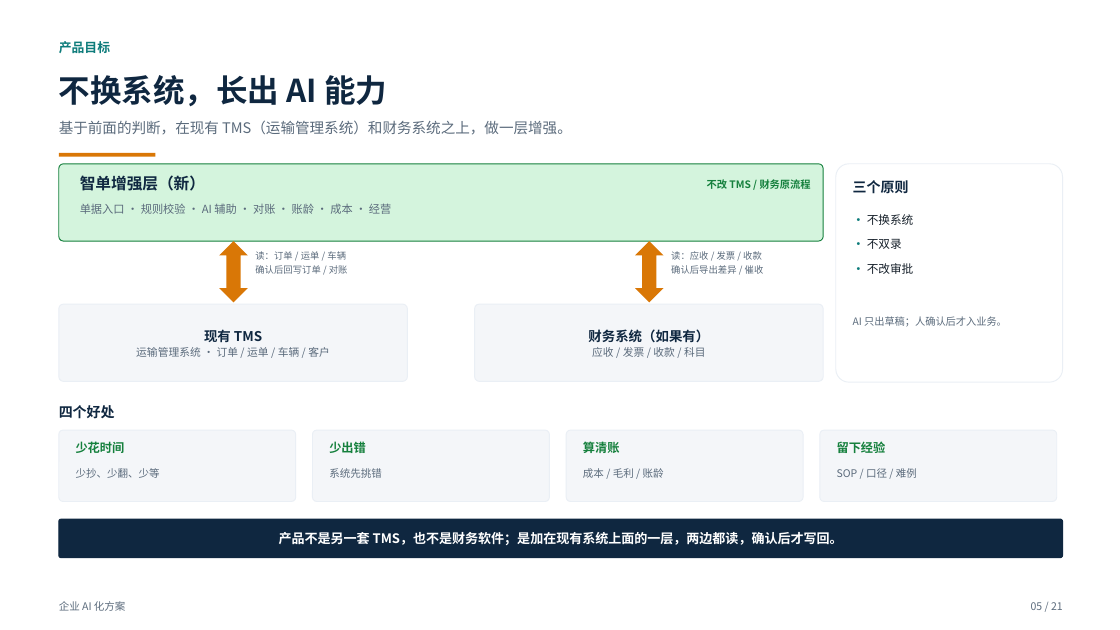
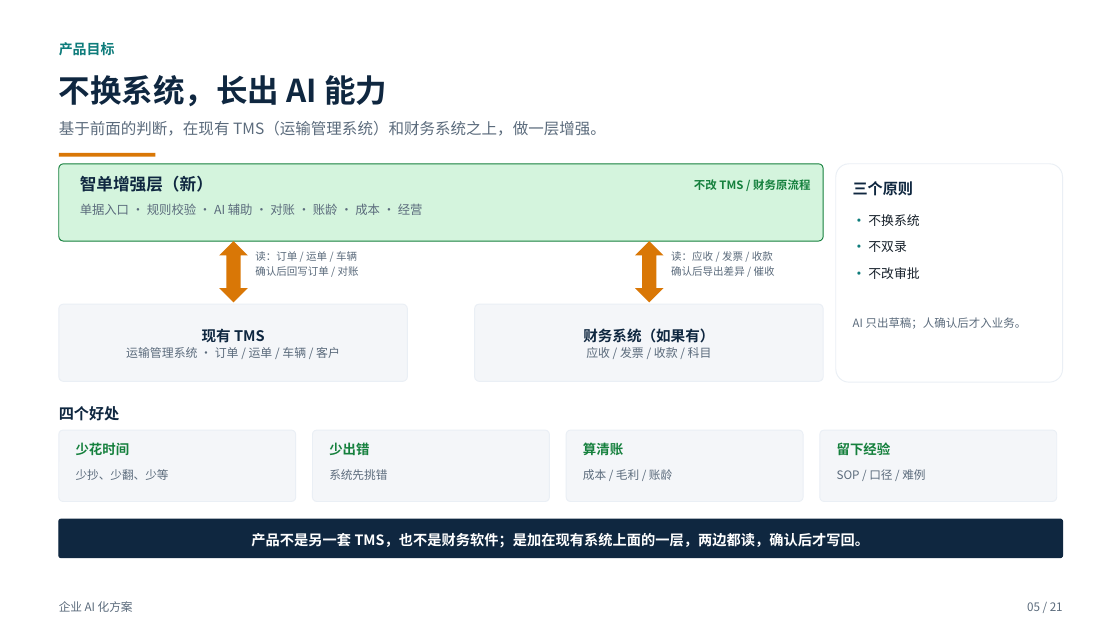
Before and after one commit to roma007/Enterprise-AI, a slide deck: slide 5 of 会客包/reports/客户老板版_企业AI化方案_2026-11-09.pptx. Drawn at 1120x630 pixels with LibreOffice and Linux fonts; fonts in the diff are those of the drawing. Boxes give left, top, right and bottom in pixels: in the first picture for what was removed or moved away, otherwise in the second. Text is boxed around its words. In the diff, an @@ line names an element or a change of style, - is before the commit and + after.

Commit message:
docs(会客包): 客户方案版全稿正文放大一档，页标题不变
新增 body_size() 统一处理字号：
- 8pt 以下提到 9pt；8–12pt 加 1pt；12–14pt 加 0.8pt；
  14–15.5pt 加 0.6pt；页标题 27/29/34pt 不动。
- 同步放大表格、卡片、图注与流程标签。
放大后逐页复算文本框和表格容量，无新增溢出；21 页、无禁用词。
preflight 通过。

图无影响：仅客户会客 PPT 字号与生成脚本变化；产品代码与节点状态未变。

```diff
--- a/会客包/reports/客户老板版_企业AI化方案_2026-11-09.pptx
+++ b/会客包/reports/客户老板版_企业AI化方案_2026-11-09.pptx
@@ text "产品目标" at <box>59,42,115,56</box>: size 11 to 12 pt @@
@@ text "基于前面的判断，在现有 TMS（运输管理系统）和财务系统之上，做一层增强。" at <box>59,121,606,136</box>: size 12.5 to 13.3 pt @@
@@ text "智单增强层（新）" at <box>80,176,213,192</box>: size 13.5 to 14.3 pt @@
@@ text "不改 TMS / 财务原流程" at <box>694,179,810,190</box>: size 8.8 to 9.8 pt @@
@@ text "三个原则" at <box>853,181,914,196</box>: size 12 to 13 pt @@
@@ text "单据入口 · 规则校验 · AI ..." at <box>80,203,423,215</box>: size 9.6 to 10.6 pt @@
@@ text "• 不换系统" at <box>868,214,919,279</box>: size 10 to 11 pt @@
@@ text "读：订单 / 运单 / 车辆 ..." at <box>255,251,359,276</box>: size 8 to 9 pt @@
@@ text "读：应收 / 发票 / 收款 ..." at <box>671,251,775,276</box>: size 8 to 9 pt @@
@@ rounded rectangle "现有 TMS" at <box>59,304,408,381</box>: size 11.5 to 12.5 pt in "现有 TMS"; size 9.2 to 10.2 pt in "运输管理系统 · 订单 / 运单 / 车辆 ..." @@
@@ rounded rectangle "财务系统（如果有）" at <box>475,304,823,381</box>: size 11.5 to 12.5 pt in "财务系统（如果有）"; size 9.2 to 10.2 pt in "应收 / 发票 / 收款 / 科目" @@
@@ text "AI 只出草稿；人确认后才入业务。" at <box>853,317,1027,329</box>: size 8.8 to 9.8 pt @@
@@ text "四个好处" at <box>59,406,120,421</box>: size 12 to 13 pt @@
@@ size 10.5 to 11.5 pt in 4 elements at <box>76,442,130,456</box>, <box>329,442,369,455</box>, <box>583,440,623,458</box>, <box>837,442,891,455</box> @@
@@ text "产品不是另一套 TMS，也不是财务软件；是加在现有系统上面的一层，两边都读，确认后才写回。" at <box>251,533,870,548</box>: size 11.2 to 12.2 pt @@
@@ size 9 to 10 pt in 6 elements at <box>76,469,169,480</box>, <box>329,469,387,480</box>, <box>583,469,672,480</box>, <box>837,469,925,480</box>, <box>59,601,133,612</box>, <box>1027,602,1063,611</box> @@
```
Also in this commit, not shown: 20 other slides changed, 5 other files.
